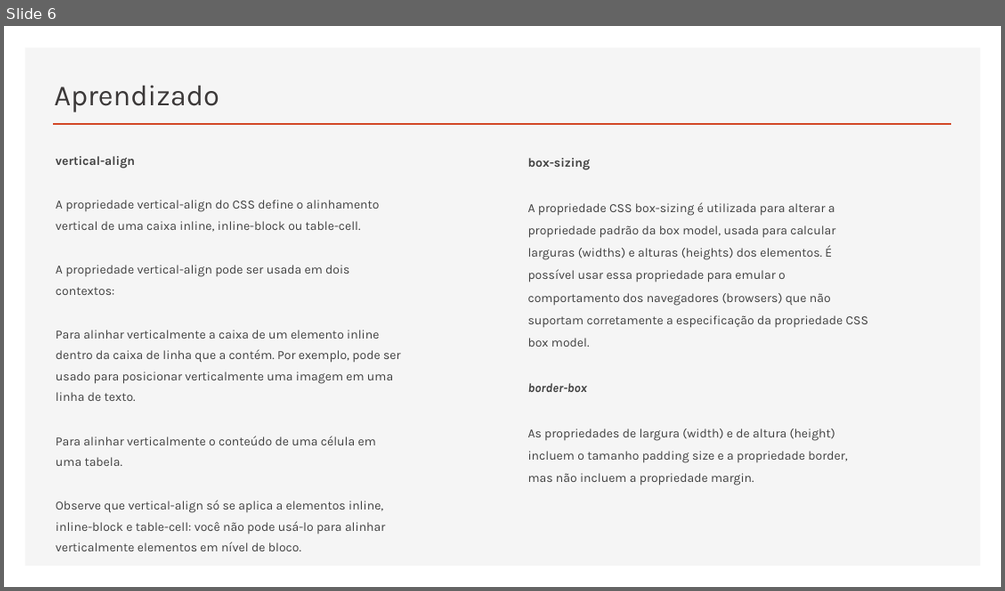
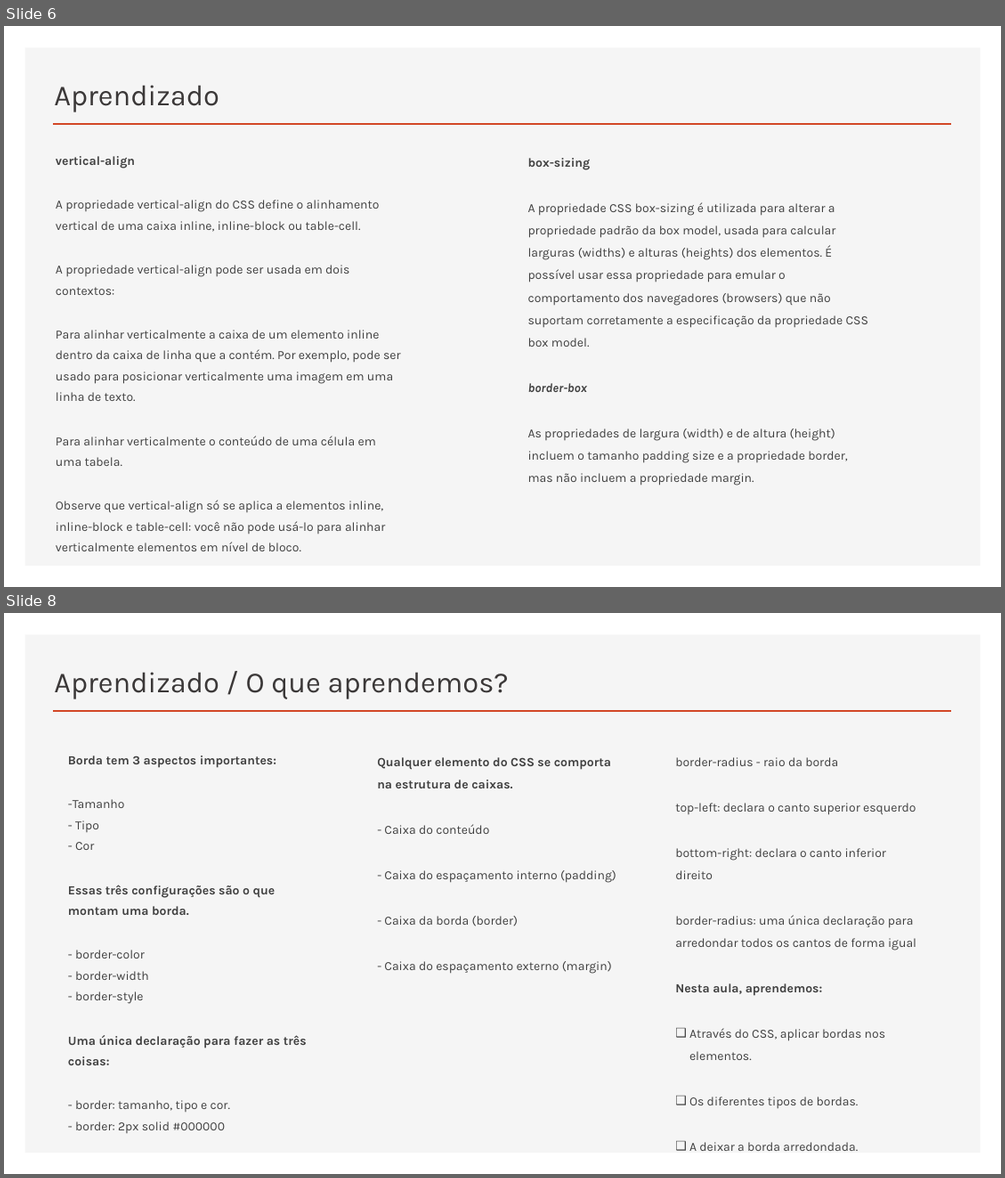
Before and after one commit to RaizaCirne/app-flex, a slide deck: Trilhas/[Iniciante em Programação T5 - ONE]/Material/04.HTML5_e_CSS3-parte_2.pptx. Shown one above the other, each under a label of ours: slide 6 before the commit, slides 6 and 8 after it; the slides between them are not shown. The pictures are 1005x591 and 1005x1178 pixels, drawn with LibreOffice and Linux fonts; fonts in the diff are those of the drawing. Boxes give left, top, right and bottom in pixels: in the first picture for what was removed or moved away, otherwise in the second. Text is boxed around its words. In the diff, an @@ line names an element or a change of style, - is before the commit and + after.

```diff
--- a/Trilhas/[Iniciante em Programação T5 - ONE]/Material/04.HTML5_e_CSS3-parte_2.pptx
+++ b/Trilhas/[Iniciante em Programação T5 - ONE]/Material/04.HTML5_e_CSS3-parte_2.pptx
@@ slide 8 added at box(4, 613, 1001, 1174), background #FFFFFF; not listed: 2 template elements that a slide beside it also shows @@
@@ title added at box(54, 672, 509, 699), 28 pt, text #3B3838 @@
+Aprendizado / O que aprendemos?
@@ text added at box(68, 755, 307, 1133), 12 pt, text #404040, bold @@
+Borda tem 3 aspectos importantes:
+-Tamanho
+- Tipo
+- Cor
+Essas três configurações são o que montam uma borda.
+- border-color
+- border-width
+- border-style
+Uma única declaração para fazer as três coisas:
+- border: tamanho, tipo e cor.
+- border: 2px solid #000000
@@ text added at box(377, 757, 616, 973), 12 pt, text #404040 @@
+Qualquer elemento do CSS se comporta na estrutura de caixas.
+- Caixa do conteúdo
+- Caixa do espaçamento interno (padding)
+- Caixa da borda (border)
+- Caixa do espaçamento externo (margin)
@@ text added at box(675, 757, 916, 1151), 12 pt, text #404040 @@
+border-radius - raio da borda
+top-left: declara o canto superior esquerdo
+bottom-right: declara o canto inferior direito
+border-radius: uma única declaração para arredondar todos os cantos de forma igual
+Nesta aula, aprendemos:
+❑ Através do CSS, aplicar bordas nos elementos.
+❑ Os diferentes tipos de bordas.
+❑ A deixar a borda arredondada.
```
Also in this commit, not shown: 3 slides changed, 4 other slides added.
